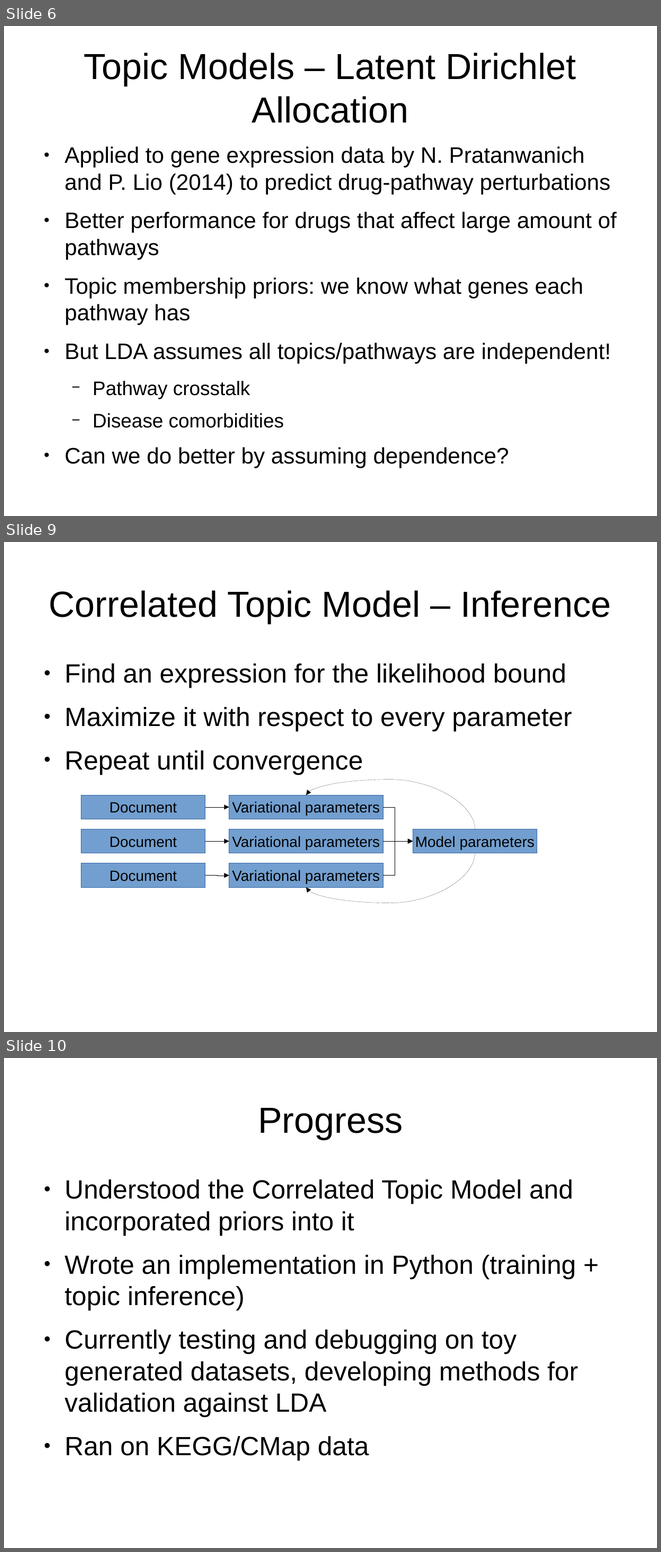
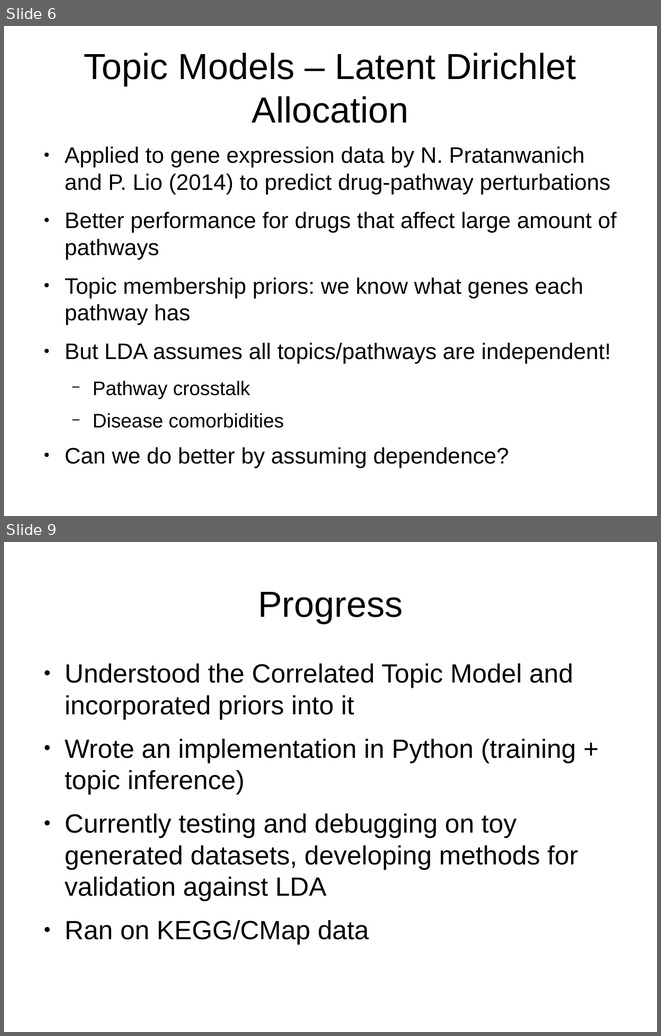
Before and after one commit to mildbyte/part2-dissertation, a slide deck: other/progress-report-presentation.odp. Shown one above the other, each under a label of ours: slides 6, 9 and 10 before the commit, slides 6 and 9 after it; the slides between them are not shown. The pictures are 661x1552 and 661x1036 pixels, drawn with LibreOffice and Linux fonts; fonts in the diff are those of the drawing. Boxes give left, top, right and bottom in pixels: in the first picture for what was removed or moved away, otherwise in the second. Text is boxed around its words. In the diff, an @@ line names an element or a change of style, - is before the commit and + after.

```diff
--- a/other/progress-report-presentation.odp
+++ b/other/progress-report-presentation.odp
@@ slide 9 removed at [4,542,657,1032], background #FFFFFF @@
@@ title removed at [49,590,611,623] @@
-Correlated Topic Model – Inference
@@ text removed at [64,663,572,774] @@
-● Find an expression for the likelihood bound
-● Maximize it with respect to every parameter
-● Repeat until convergence
@@ curved arrow removed from (475, 829) to (306, 795) @@
@@ rectangle removed at [81,795,205,819] @@
-Document
@@ rectangle removed at [229,795,383,819] @@
-Variational parameters
@@ elbow arrow removed from (205, 807) to (229, 807) @@
@@ elbow arrow removed from (383, 807) to (413, 841) @@
@@ rectangle removed at [81,829,205,853] @@
-Document
@@ elbow arrow removed from (205, 841) to (229, 841) @@
@@ rectangle removed at [229,829,383,853] @@
-Variational parameters
@@ elbow arrow removed from (383, 841) to (413, 841) @@
@@ elbow arrow removed from (383, 875) to (413, 841) @@
@@ rectangle removed at [413,829,537,853] @@
-Model parameters
@@ curved arrow removed from (475, 853) to (306, 888) @@
@@ rectangle removed at [81,863,205,887] @@
-Document
@@ elbow arrow removed from (205, 875) to (229, 875) @@
@@ rectangle removed at [229,863,383,887] @@
-Variational parameters
@@ what was slide 10 is now slide 9 @@
```
Also in this commit, not shown: 3 slides changed.
